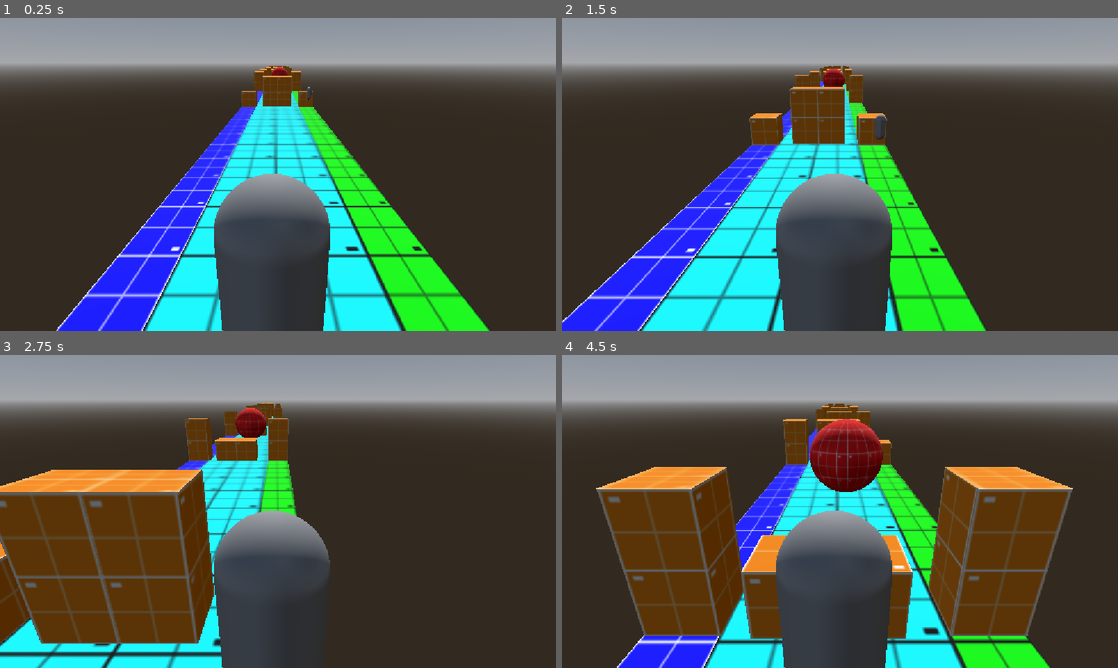
Above: before the commit, frames 1-4 (two rows, left to right).
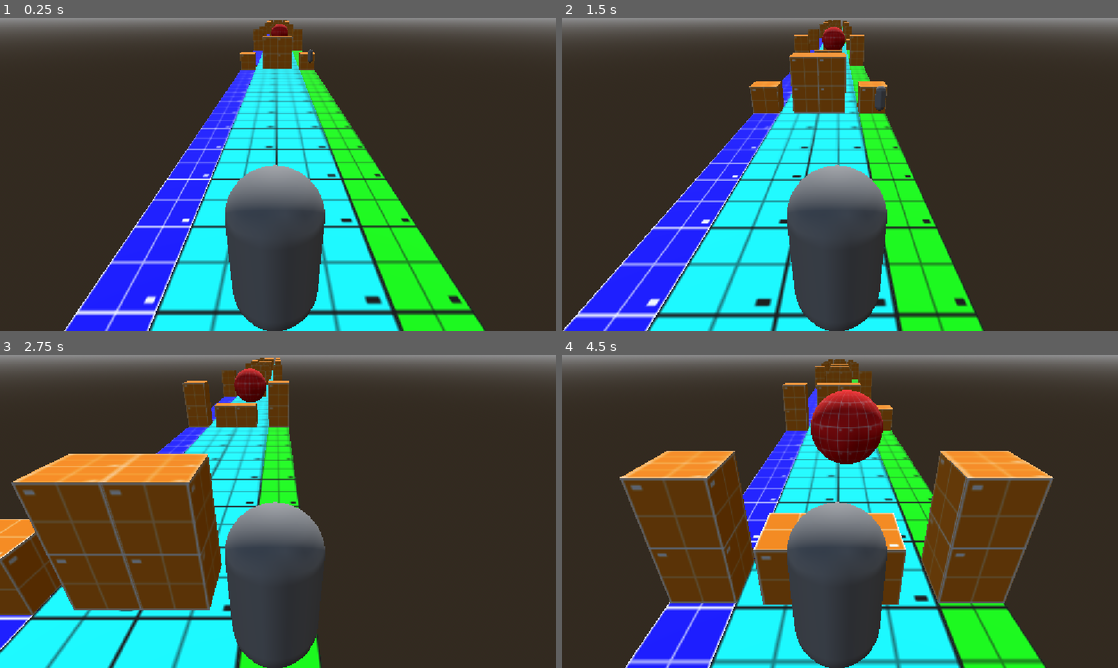
Above: after the commit, the same moments.

Repository: casualxcrisis/slash-dash
Game: Godot game, scene res://levels/prototype_level.tscn
Same seed, same stepped clock (60 frames per second), same inputs: the game is played once before the commit and once after it.
Inputs:
- Up to frame 1 (0.25 s): no input
- Up to frame 2 (1.5 s): hold D (move_right) 0.53-1.28 s; tap S (attack) at 0.6, 1.35 s; tap W (jump) at 0.77 s; hold A (move_left) from 1.28 s (still down)
- Up to frame 3 (2.75 s): tap W (jump) at 1.52 s; release A (move_left) at 2.03 s; hold D (move_right) from 2.03 s (still down); tap S (attack) at 2.1 s
- Up to frame 4 (4.5 s): tap S (attack) at 2.85, 3.6, 4.35 s; tap W (jump) at 3.02, 3.77 s; release D (move_right) at 3.53 s; hold A (move_left) from 3.53 s (still down)

The runs differ from the first frame. In frame 1, 36% of the frame differs, in the area x 0-100%, y 0-100%; in frame 2, 37%; in frame 3, 39%; in frame 4, 51%.

Commit message:
Enemy now damges player if they run into them.

Diff:
--- a/assets/scripts/player/player_controller.gd
+++ b/assets/scripts/player/player_controller.gd
@@ -21,29 +21,28 @@
 var target_velocity = Vector3.ZERO
 
 
-
 func _physics_process(delta: float) -> void:
 	#jump
 	if not is_on_floor():
 		target_velocity.y = target_velocity.y - (fall_acceleration * delta)
 	if is_on_floor() and Input.is_action_just_pressed("jump"):
 		target_velocity.y = jump_impulse
-
 	#lane switching
 	var target_x = target_lane * lane_width
 	position.x = lerp(position.x, target_x, lane_change_speed * delta)
-
 	if Input.is_action_just_pressed("move_left") and target_lane > Lane.RIGHT:
 		target_lane -= 1
 	if Input.is_action_just_pressed("move_right") and target_lane < Lane.LEFT:
 		target_lane += 1
-
 	#auto run
 	target_velocity.z = speed
-
 	#set movement
 	velocity = target_velocity
 	move_and_slide()
 
-	if Input.is_action_just_pressed("attack"):
-		pass
+#hurt player if they touch enemy
+func _on_hurt_pickup_zone_body_entered(body: Node3D) -> void:
+	if body.is_in_group("enemy"):
+		Global.player_health -= 20
+		body.queue_free()
+		print("You got hurt! Player Health: ", Global.player_health)
--- a/assets/scripts/system/global.gd
+++ b/assets/scripts/system/global.gd
@@ -2,6 +2,7 @@
 
 #player
 var run_speed = -8.0
+var player_health = 100
 
 #score
 var player_score = 0
--- a/scenes/enemies/temp_enemy.tscn
+++ b/scenes/enemies/temp_enemy.tscn
@@ -27,7 +27,7 @@
 [node name="MeshInstance3D" type="MeshInstance3D" parent="." unique_id=1796418334]
 mesh = SubResource("SphereMesh_0yd1l")
 
-[node name="KillHurtZone" type="Area3D" parent="." unique_id=1052804548]
+[node name="HurtZone" type="Area3D" parent="." unique_id=1052804548 groups=["enemy"]]
 
-[node name="CollisionShape3D" type="CollisionShape3D" parent="KillHurtZone" unique_id=118487519]
+[node name="CollisionShape3D" type="CollisionShape3D" parent="HurtZone" unique_id=118487519]
 shape = SubResource("SphereShape3D_0yd1l")
--- a/scenes/player/player_controller.tscn
+++ b/scenes/player/player_controller.tscn
@@ -8,11 +8,12 @@
 [sub_resource type="CapsuleMesh" id="CapsuleMesh_0yd1l"]
 
 [sub_resource type="CapsuleShape3D" id="CapsuleShape3D_kps3k"]
-radius = 0.58
-height = 2.015
+radius = 0.59
+height = 2.085
 
 [node name="PlayerController" type="CharacterBody3D" unique_id=874567396]
 script = ExtResource("1_4q5nu")
+fall_acceleration = 80
 
 [node name="BaseCollision" type="CollisionShape3D" parent="." unique_id=311135463]
 shape = SubResource("CapsuleShape3D_0yd1l")
@@ -20,11 +21,8 @@
 [node name="BaseMesh" type="MeshInstance3D" parent="." unique_id=742398682]
 mesh = SubResource("CapsuleMesh_0yd1l")
 
-[node name="Camera_Controller" type="Node3D" parent="." unique_id=1370970947]
-transform = Transform3D(1, 0, 0, 0, 0.931288, 0.36428404, 0, -0.36428404, 0.931288, 0.002449274, 1.7372153, 3.1836946)
-
-[node name="Camera3D" type="Camera3D" parent="Camera_Controller" unique_id=666543645]
-transform = Transform3D(0.99999994, 0, 0, 0, 0.9999999, 0, 0, 0, 0.99999994, 0.047700975, 0.5, -0.9313055)
+[node name="Camera3D" type="Camera3D" parent="." unique_id=666543645]
+transform = Transform3D(1, 0, 0, 0, 0.8728372, 0.48801157, 0, -0.48801157, 0.8728372, 0.0314779, 2.2620666, 2.3148236)
 fov = 57.5
 
 [node name="HurtPickupZone" type="Area3D" parent="." unique_id=1803224088 groups=["player"]]
@@ -38,3 +36,5 @@
 [node name="AttackCast" type="RayCast3D" parent="Attack" unique_id=1543532439]
 unique_name_in_owner = true
 script = ExtResource("2_iivv4")
+
+[connection signal="body_entered" from="HurtPickupZone" to="." method="_on_hurt_pickup_zone_body_entered"]
